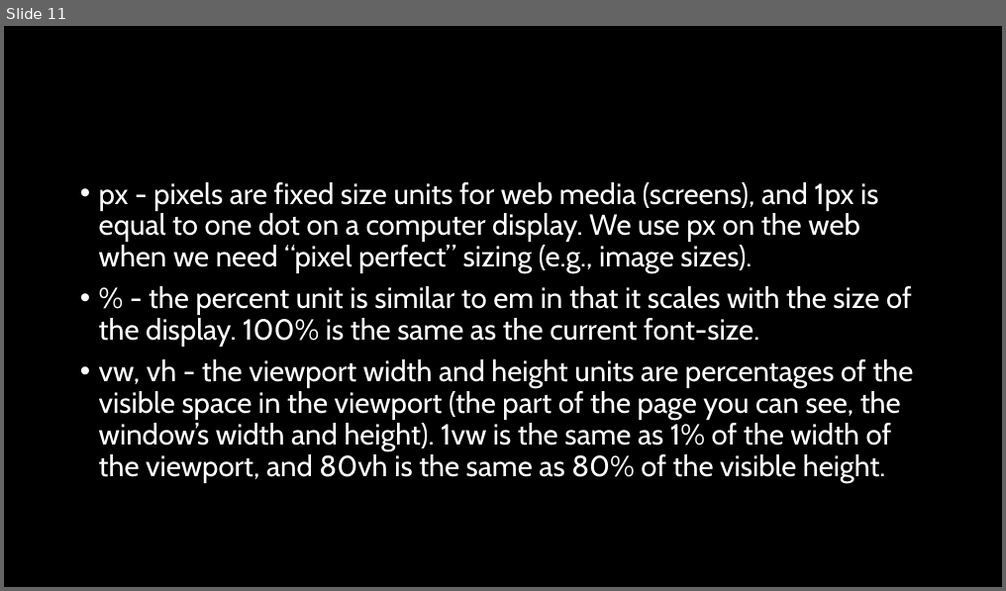
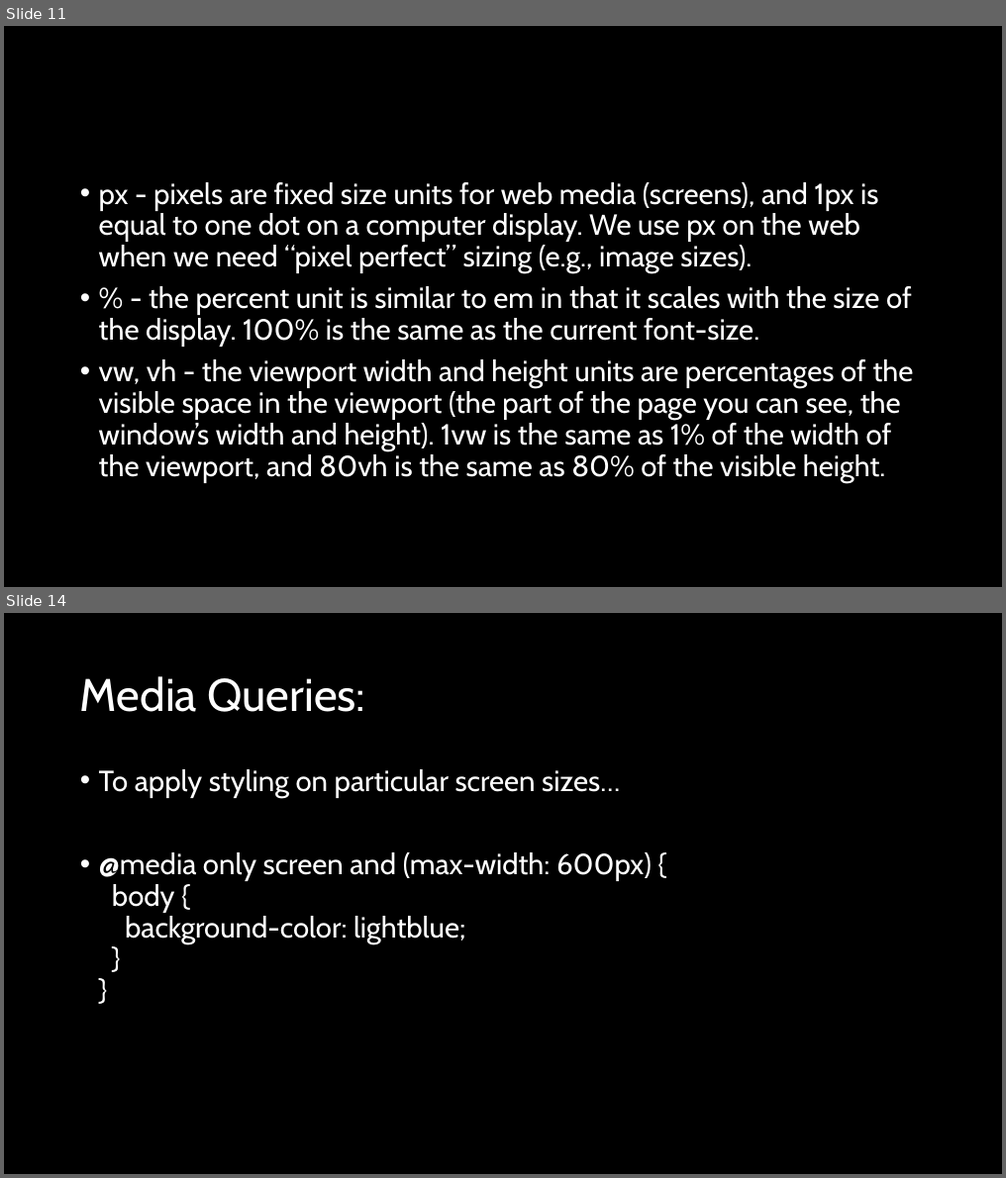
Before and after one commit to natiquekeyin/winter2025, a slide deck: FrontEnd/Week3/Week3.pptx. Shown one above the other, each under a label of ours: slide 11 before the commit, slides 11 and 14 after it; the slides between them are not shown. The pictures are 1006x591 and 1006x1178 pixels, drawn with LibreOffice and Linux fonts; fonts in the diff are those of the drawing. Boxes give left, top, right and bottom in pixels: in the first picture for what was removed or moved away, otherwise in the second. Text is boxed around its words. In the diff, an @@ line names an element or a change of style, - is before the commit and + after.

```diff
--- a/FrontEnd/Week3/Week3.pptx
+++ b/FrontEnd/Week3/Week3.pptx
@@ slide 14 added at box(4, 613, 1002, 1174), background #000000 @@
@@ title added at box(80, 676, 365, 712), 44 pt, text #FFFFFF @@
+Media Queries:
@@ text added at box(99, 769, 651, 945), 28 pt, text #FFFFFF @@
+• To apply styling on particular screen sizes…
+• @media only screen and (max-width: 600px) {
+  body {
+  background-color: lightblue;
+  }
+  }
```
Also in this commit, not shown: 1 slide changed, 2 other slides added.
